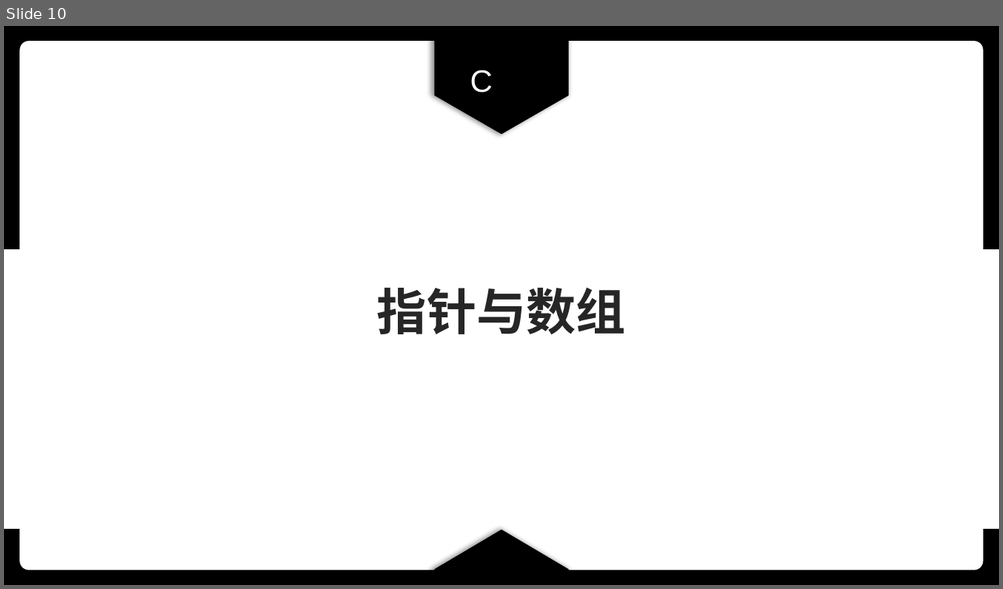
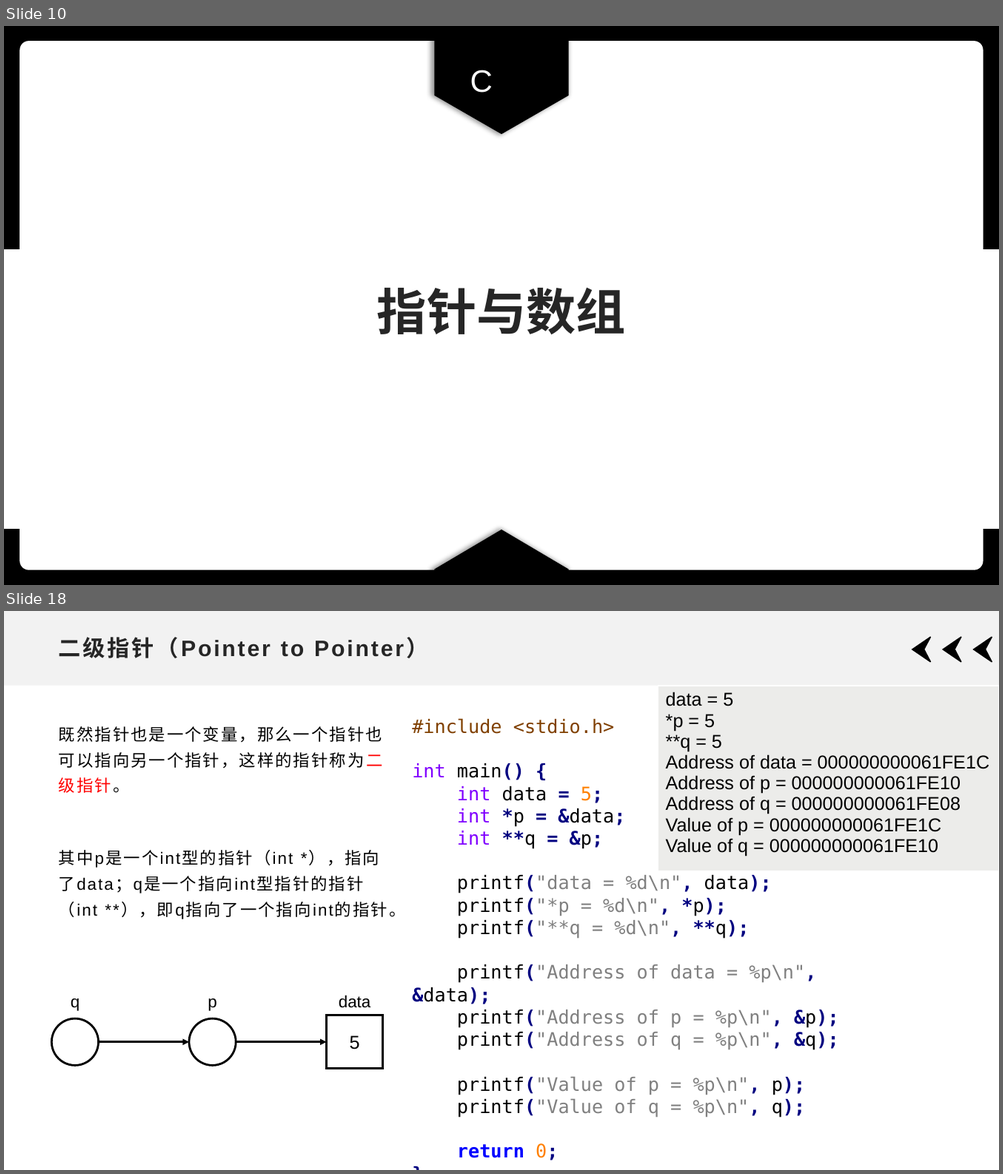
Before and after one commit to xdai02/C, a slide deck: slides/Chapter7.pptx. Shown one above the other, each under a label of ours: slide 10 before the commit, slides 10 and 18 after it; the slides between them are not shown. The pictures are 1003x589 and 1003x1174 pixels, drawn with LibreOffice and Linux fonts; fonts in the diff are those of the drawing. Boxes give left, top, right and bottom in pixels: in the first picture for what was removed or moved away, otherwise in the second. Text is boxed around its words. In the diff, an @@ line names an element or a change of style, - is before the commit and + after.

```diff
--- a/slides/Chapter7.pptx
+++ b/slides/Chapter7.pptx
@@ slide 18 added at (4, 611, 999, 1170), background #FFFFFF @@
@@ rectangle added at (4, 611, 999, 686), fill #F2F2F2 @@
@@ title added at (59, 637, 404, 658), 21.6 pt, text #262626, bold @@
+二级指针（Pointer to Pointer）
@@ freeform shape added at (913, 637, 931, 662), fill #000000, outline #000000 1 pt @@
@@ freeform shape added at (943, 637, 962, 662), fill #000000, outline #000000 1 pt @@
@@ freeform shape added at (973, 637, 992, 662), fill #000000, outline #000000 1 pt @@
@@ table added at (658, 686, 999, 872), 1 rows, 1 columns @@
+data = 5 / *p = 5 / **q = 5 / Address of data = 000000000061FE1C / Address of p = 000000000061FE10 / Address of q = 000000000061FE08 / Value of p = 000000000061FE1C / Value of q = 000000000061FE10
@@ text added at (412, 718, 839, 1161), 18 pt, text #808080 @@
+#include <stdio.h>
+int main() {
+int data = 5;
+int *p = &data;
+int **q = &p;
+printf("data = %d\n", data);
+printf("*p = %d\n", *p);
+printf("**q = %d\n", **q);
+printf("Address of data = %p\n", &data);
+printf("Address of p = %p\n", &p);
+printf("Address of q = %p\n", &q);
+printf("Value of p = %p\n", p);
+printf("Value of q = %p\n", q);
+return 0;
+}
@@ text added at (59, 726, 405, 920), 16 pt, text #000000 @@
+既然指针也是一个变量，那么一个指针也可以指向另一个指针，这样的指针称为二级指针。
+其中p是一个int型的指针（int *），指向了data；q是一个指向int型指针的指针（int **），即q指向了一个指向int的指针。
@@ text added at (71, 999, 79, 1011), 16 pt, text #000000 @@
+q
@@ text added at (208, 999, 216, 1011), 16 pt, text #000000 @@
+p
@@ text added at (338, 995, 370, 1008), 16 pt, text #000000 @@
+data
@@ ellipse added at (52, 1019, 99, 1066), fill #FFFFFF, outline #000000 2 pt @@
@@ ellipse added at (189, 1019, 236, 1066), fill #FFFFFF, outline #000000 2 pt @@
@@ rectangle added at (327, 1015, 382, 1068), outline #000000 2 pt, 18 pt, text #000000 @@
+5
@@ arrow added from (99, 1042) to (189, 1042), #000000 2 pt @@
@@ arrow added from (236, 1042) to (327, 1042), #000000 2 pt @@
```
Also in this commit, not shown: 6 slides changed, 20 other slides added, 2 other files.
